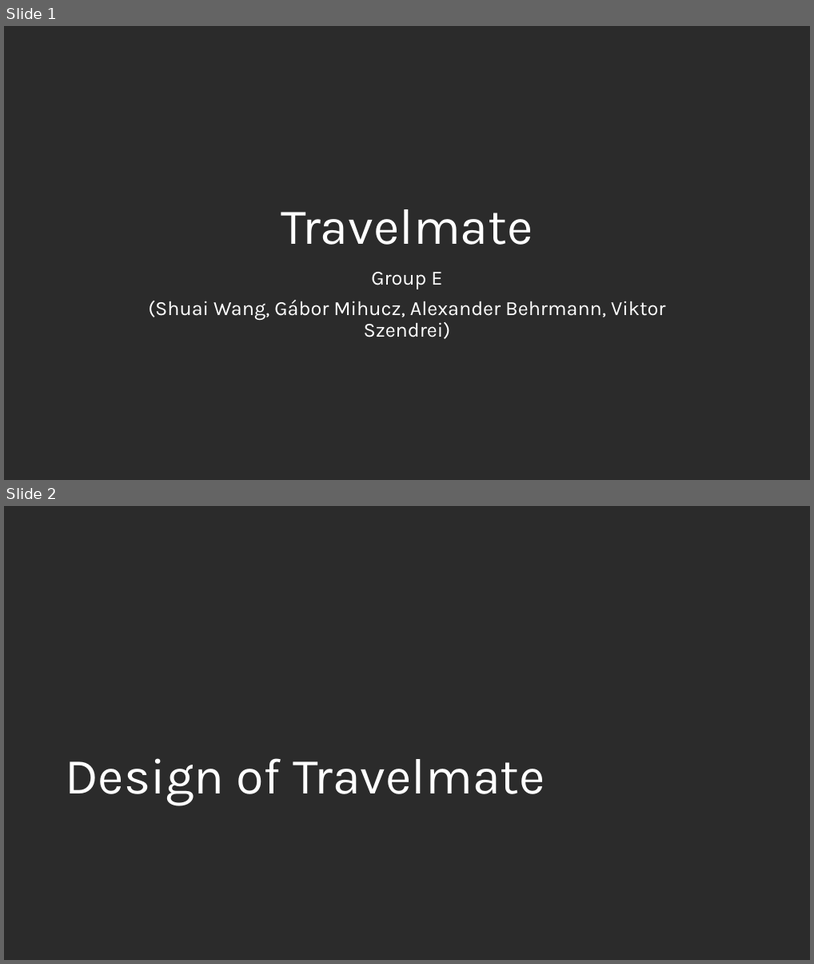
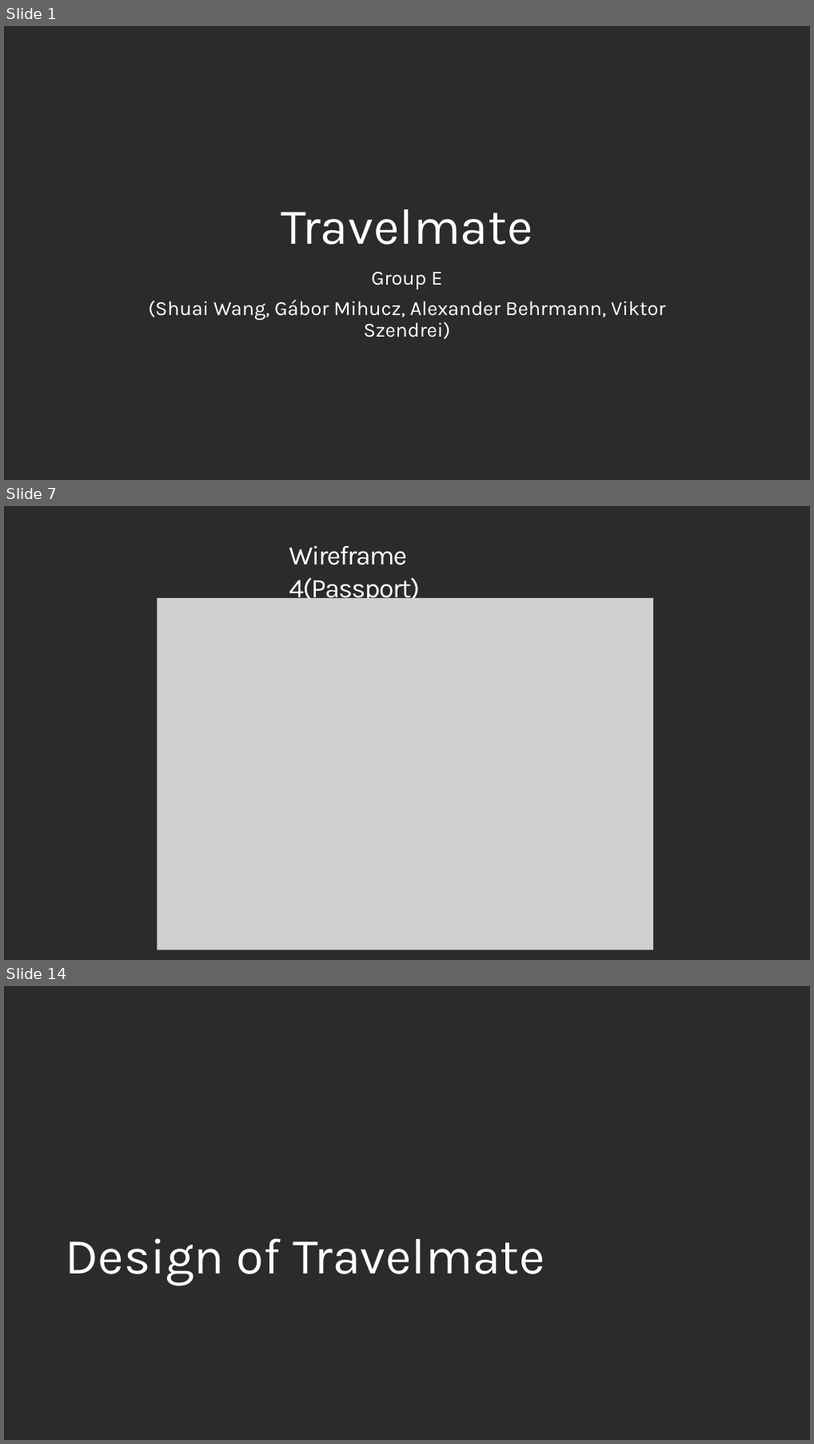
Before and after one commit to fmavb/travelmate, a slide deck: travelmate.pptx. Shown one above the other, each under a label of ours: slides 1 and 2 before the commit, slides 1, 7 and 14 after it; the slides between them are not shown. The pictures are 814x964 and 814x1444 pixels, drawn with LibreOffice and Linux fonts; fonts in the diff are those of the drawing; grey boxes stand for pictures; background and template pictures are left out; a plain dark background stands for a picture behind light text. Boxes give left, top, right and bottom in pixels: in the first picture for what was removed or moved away, otherwise in the second. Text is boxed around its words. In the diff, an @@ line names an element or a change of style, - is before the commit and + after.

```diff
--- a/travelmate.pptx
+++ b/travelmate.pptx
@@ slide 7 added at bbox=[4, 506, 810, 960], background picture (left out) @@
@@ title added at bbox=[289, 546, 420, 604], 32 pt, text #FFFFFF @@
+Wireframe 4(Passport)
@@ picture added at bbox=[157, 598, 654, 949] @@
@@ what was slide 2 is now slide 14 @@
```
Also in this commit, not shown: 12 other slides added, 1 slide removed.
